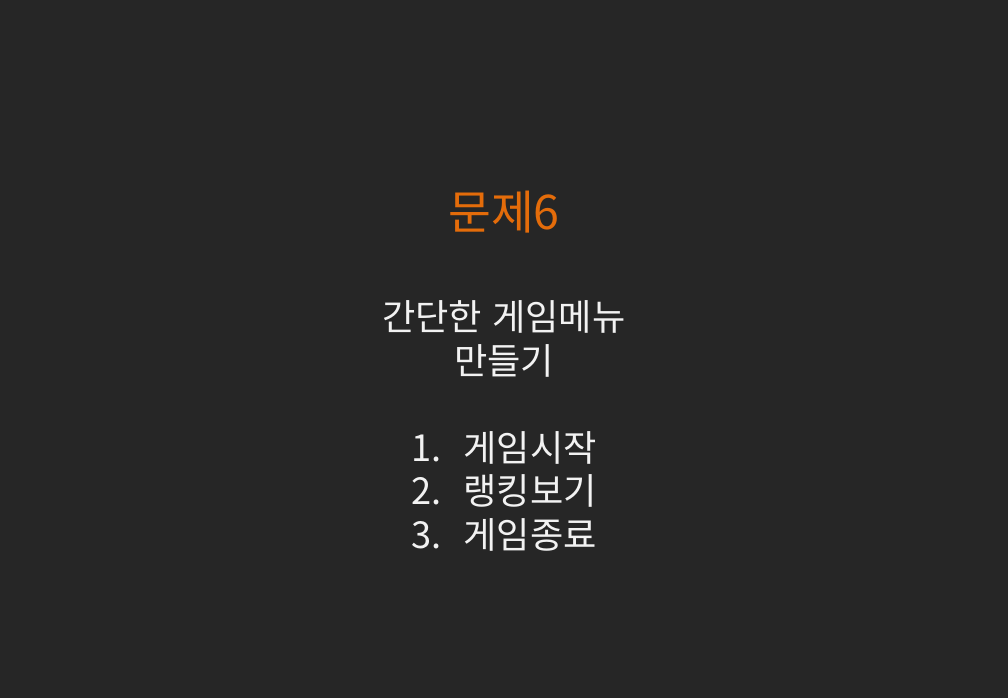
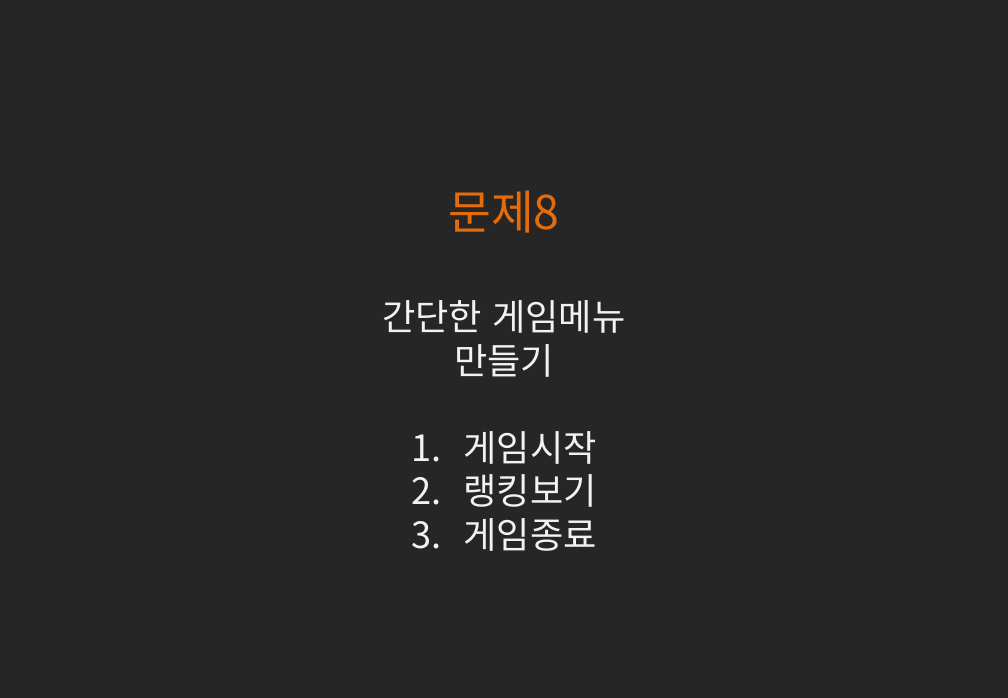
Before and after one commit to kwonkijun/python, a slide deck: slide 11 of 2021작심두달웹크롤링/웹크롤링(PPT)/작심두달 웹크롤링 멘토링 수업 - 1. 파이썬 기초 문제.pptx (slide 9 before the commit). Drawn at 1008x698 pixels with LibreOffice and Linux fonts; fonts in the diff are those of the drawing. Boxes give left, top, right and bottom in pixels: in the first picture for what was removed or moved away, otherwise in the second. Text is boxed around its words. In the diff, an @@ line names an element or a change of style, - is before the commit and + after.

```diff
--- a/2021작심두달웹크롤링/웹크롤링(PPT)/작심두달 웹크롤링 멘토링 수업 - 1. 파이썬 기초 문제.pptx
+++ b/2021작심두달웹크롤링/웹크롤링(PPT)/작심두달 웹크롤링 멘토링 수업 - 1. 파이썬 기초 문제.pptx
@@ text at <box>448,190,559,233</box>: text changed @@
-문제6
+문제8
```
Also in this commit, not shown: 8 other slides changed, 6 slides added, 3 other files.
